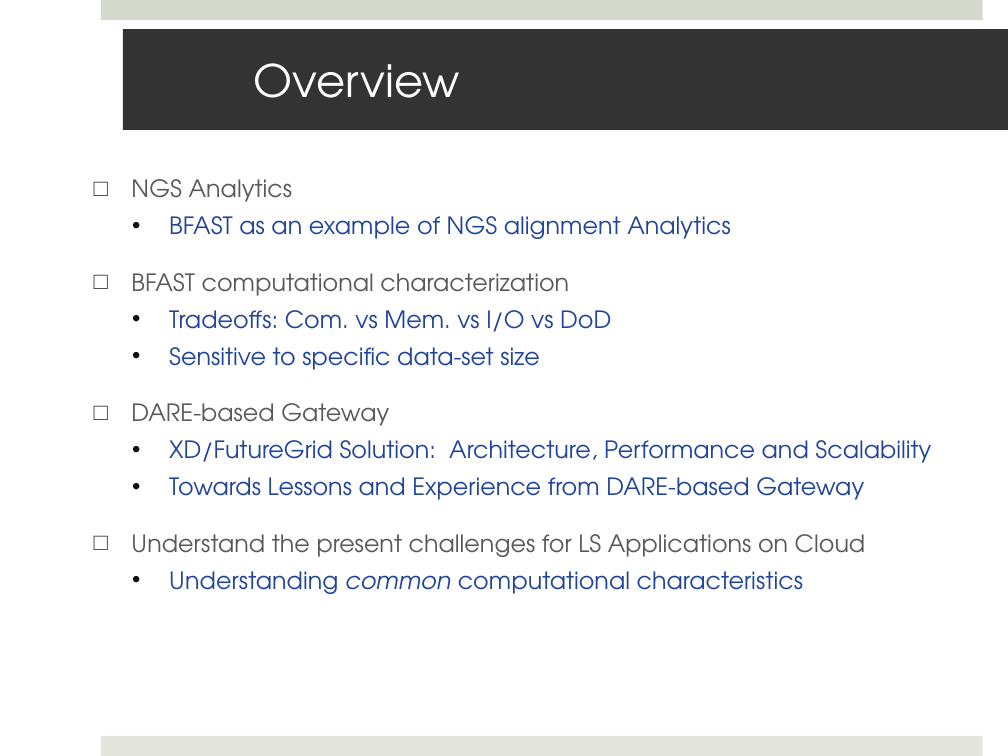
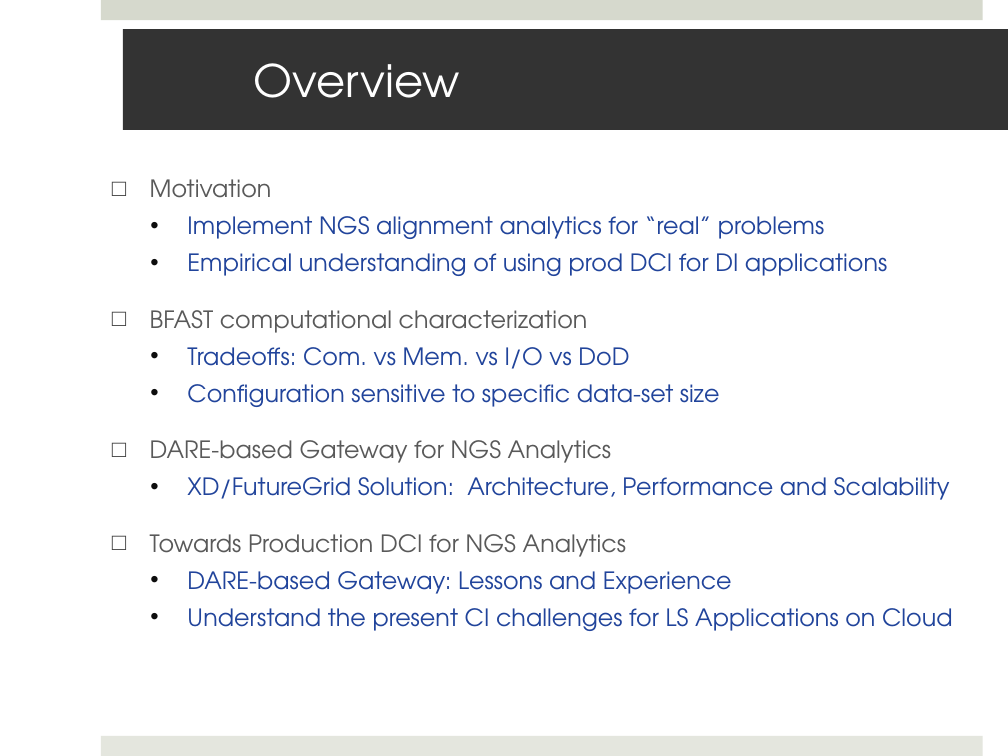
Before and after one commit to saga-project/saga-cpp-legacy-projects, a slide deck: slide 2 of saga-talks/ecmls11-dare.pptx. Drawn at 1008x756 pixels with LibreOffice and Linux fonts; fonts in the diff are those of the drawing; background and template pictures are left out. Boxes give left, top, right and bottom in pixels: in the first picture for what was removed or moved away, otherwise in the second. Text is boxed around its words. In the diff, an @@ line names an element or a change of style, - is before the commit and + after.

```diff
--- a/saga-talks/ecmls11-dare.pptx
+++ b/saga-talks/ecmls11-dare.pptx
@@ text "Motivation": place and size @@
-text "Motivation" at box(131, 179, 931, 594)
+text "Motivation" at box(150, 179, 953, 631)
@@ text at box(150, 179, 887, 276): text changed @@
-□ NGS Analytics
-  • BFAST as an example of NGS alignment Analytics
+□ Motivation
+  • Implement NGS alignment analytics for “real” problems
+  • Empirical understanding of using prod DCI for DI applications
@@ text at box(150, 384, 720, 463): text changed @@
-  • Sensitive to specific data-set size
-□ DARE-based Gateway
+  • Configuration sensitive to specific data-set size
+□ DARE-based Gateway for NGS Analytics
@@ text at box(150, 534, 953, 631): text changed @@
-  • Towards Lessons and Experience from DARE-based Gateway
-□ Understand the present challenges for LS Applications on Cloud
-  • Understanding common computational characteristics
+□ Towards Production DCI for NGS Analytics
+  • DARE-based Gateway: Lessons and Experience
+  • Understand the present CI challenges for LS Applications on Cloud
```
Also in this commit, not shown: 11 other slides changed, 2 slides added, 5 slides removed.
